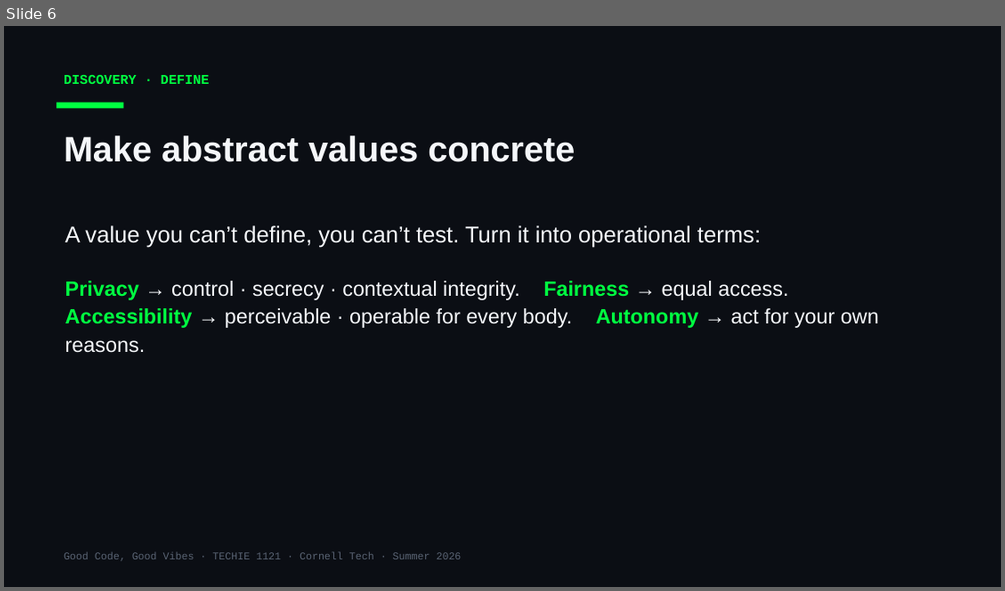
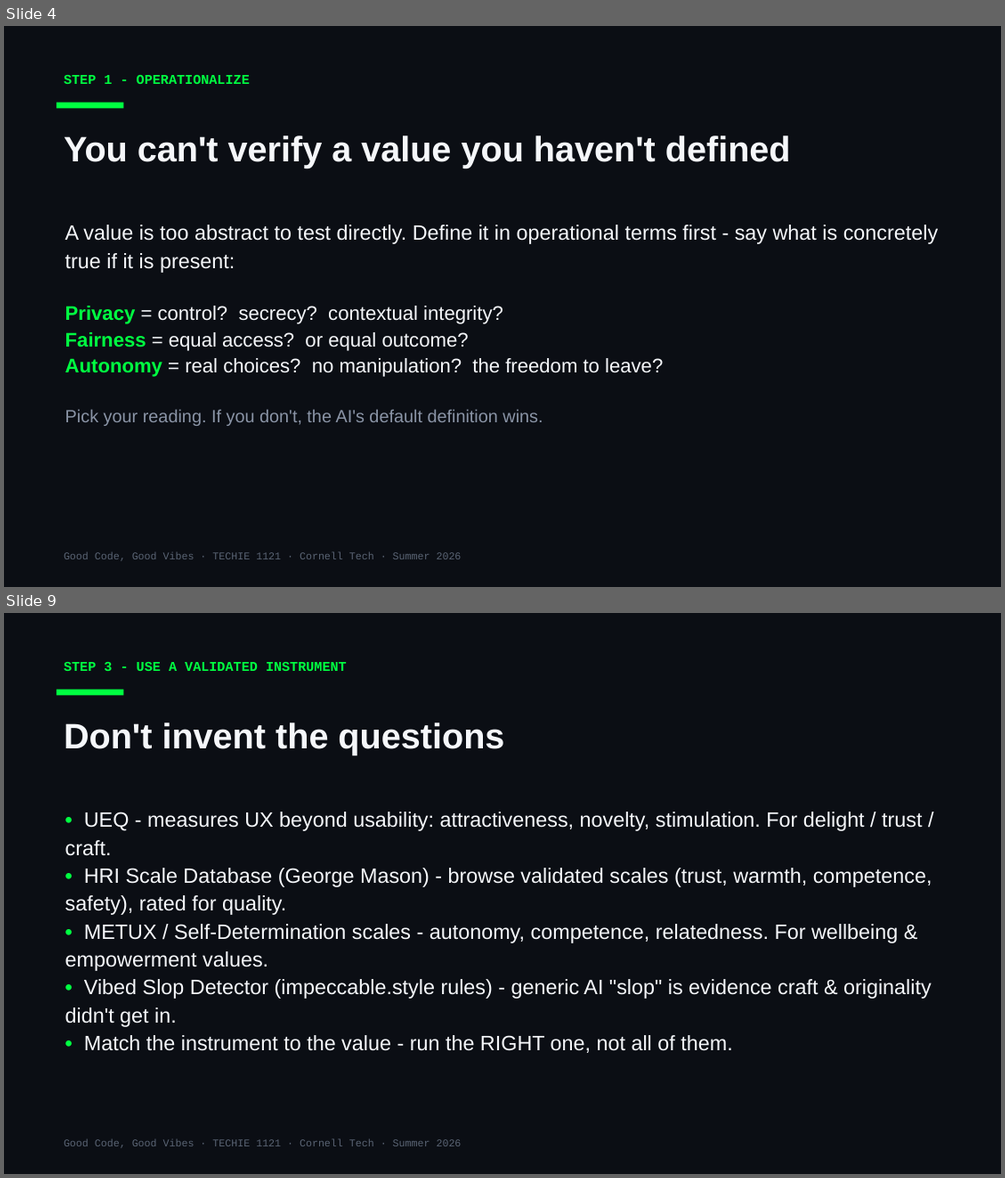
Before and after one commit to Cornell-Tech-Vibe-Coding-Summer-2026/website, a slide deck: slides/Week3-Tue-User-Testing-II.pptx. Shown one above the other, each under a label of ours: slide 6 before the commit, slides 4 and 9 after it; the slides between them are not shown. The pictures are 1005x591 and 1005x1178 pixels, drawn with LibreOffice and Linux fonts; fonts in the diff are those of the drawing. Boxes give left, top, right and bottom in pixels: in the first picture for what was removed or moved away, otherwise in the second. Text is boxed around its words. In the diff, an @@ line names an element or a change of style, - is before the commit and + after.

```diff
--- a/slides/Week3-Tue-User-Testing-II.pptx
+++ b/slides/Week3-Tue-User-Testing-II.pptx
@@ slide 9 added at (4, 613, 1001, 1174), background #0B0E14 @@
@@ text added at (64, 662, 347, 671), 13 pt, text #00FF41, bold @@
+STEP 3 - USE A VALIDATED INSTRUMENT
@@ rectangle added at (57, 690, 123, 695), fill #00FF41 @@
@@ text added at (64, 722, 504, 755), 34 pt, text #F5F7FA, bold @@
+Don't invent the questions
@@ text added at (65, 811, 932, 1053), 20 pt, text #F5F7FA @@
+• UEQ - measures UX beyond usability: attractiveness, novelty, stimulation. For delight / trust / craft.
+• HRI Scale Database (George Mason) - browse validated scales (trust, warmth, competence, safety), rated for quality.
+• METUX / Self-Determination scales - autonomy, competence, relatedness. For wellbeing & empowerment values.
+• Vibed Slop Detector (impeccable.style rules) - generic AI "slop" is evidence craft & originality didn't get in.
+• Match the instrument to the value - run the RIGHT one, not all of them.
@@ text added at (64, 1139, 461, 1148), 10 pt, text #5A6474 @@
+Good Code, Good Vibes · TECHIE 1121 · Cornell Tech · Summer 2026
@@ what was slide 6 is now slide 4 @@
@@ slide 4 changed as well @@
@@ text at (64, 75, 250, 84): text changed @@
-DISCOVERY · DEFINE
+STEP 1 - OPERATIONALIZE
@@ text at (64, 135, 791, 168): text changed @@
-Make abstract values concrete
+You can't verify a value you haven't defined
@@ text at (65, 224, 938, 426): text changed; size 20 to 19 pt @@
-A value you can’t define, you can’t test. Turn it into operational terms:
-Privacy → control · secrecy · contextual integrity. Fairness → equal access.
-Accessibility → perceivable · operable for every body. Autonomy → act for your own reasons.
+A value is too abstract to test directly. Define it in operational terms first - say what is concretely true if it is present:
+Privacy = control? secrecy? contextual integrity?
+Fairness = equal access? or equal outcome?
+Autonomy = real choices? no manipulation? the freedom to leave?
+Pick your reading. If you don't, the AI's default definition wins.
```
Also in this commit, not shown: 5 other slides changed, 7 other slides added, 10 slides removed, 4 other files.
